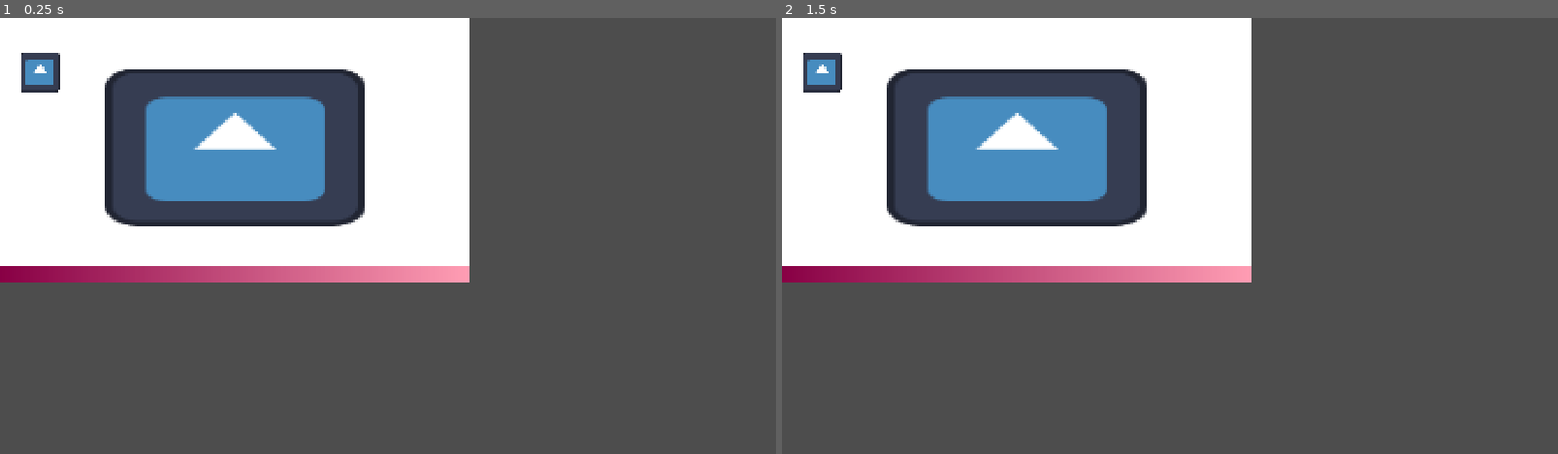
Above: before the commit, frames 1-2 (left to right).
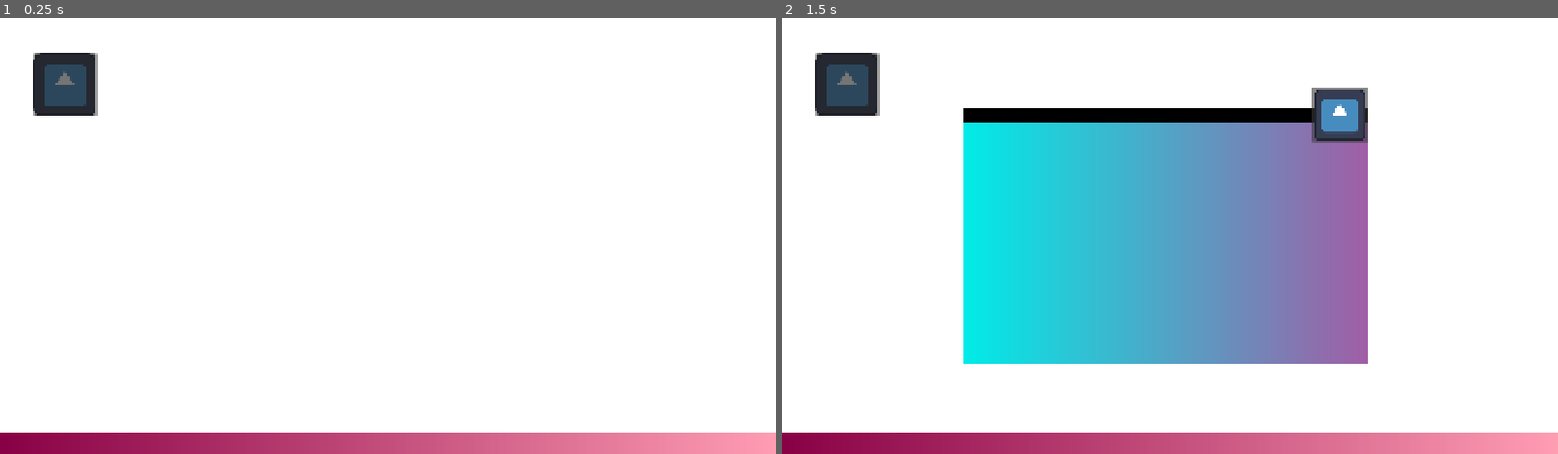
Above: after the commit, the same moments.

Repository: sahil-deo/Terminal-Breaker
Game: Godot game, scene res://Scenes/game.tscn
Same seed, same stepped clock (60 frames per second), same inputs: the game is played once before the commit and once after it. The engine's default icon, where the game draws it, is replaced by a stand-in: a white triangle on a blue panel in a dark square.
Inputs (mouse positions are in pixels of both pictures, inside the frame that each line leads up to):
- Up to frame 1 (0.25 s): no input
- Up to frame 2 (1.5 s): click (844, 83) at 0.52 s; click (1340, 113) at 1.27 s

The runs differ from the first frame. In frame 1, 78% of the frame differs, in the area x 0-100%, y 0-100%; in frame 2, 86%.

Commit message:
added plugin

Diff:
--- a/Scenes/OperatingSystem.tscn
+++ b/Scenes/OperatingSystem.tscn
@@ -2,6 +2,7 @@
 
 [ext_resource type="Texture2D" uid="uid://bwwdo05yml35k" path="res://icon.svg" id="1_ate51"]
 [ext_resource type="Script" uid="uid://bgptw8gxu0tiq" path="res://Scripts/app_icon.gd" id="2_ate51"]
+[ext_resource type="PackedScene" uid="uid://c67jtglob243c" path="res://Scenes/menu_bar.tscn" id="3_1tp28"]
 
 [sub_resource type="Gradient" id="Gradient_6hd2l"]
 colors = PackedColorArray(0.53409284, 4.0911138e-07, 0.27044594, 1, 1, 0.61599404, 0.7034463, 1)
@@ -12,42 +13,60 @@
 [sub_resource type="CanvasTexture" id="CanvasTexture_erpt0"]
 specular_color = Color(0.73098385, 0.45697206, 1, 1)
 
+[sub_resource type="Gradient" id="Gradient_n73s8"]
+colors = PackedColorArray(0, 0.922716, 0.90772295, 1, 0.6261592, 0.3695406, 0.6486108, 1)
+
+[sub_resource type="GradientTexture1D" id="GradientTexture1D_fco6y"]
+gradient = SubResource("Gradient_n73s8")
+
 [node name="CanvasLayer" type="CanvasLayer" unique_id=1539373657]
 
 [node name="taskbar" type="TextureRect" parent="." unique_id=254340562]
 z_index = 1
 anchors_preset = -1
-offset_top = 615.0
-offset_right = 1161.0
-offset_bottom = 653.0
+offset_top = 1028.0
+offset_right = 1921.0
+offset_bottom = 1082.0
 texture = SubResource("GradientTexture1D_4la23")
 
 [node name="background" type="TextureRect" parent="." unique_id=1532590950]
 z_index = -1
-offset_right = 1161.0
-offset_bottom = 653.0
+offset_right = 1921.0
+offset_bottom = 1082.0
 texture = SubResource("CanvasTexture_erpt0")
 expand_mode = 2
 
 [node name="Icon" type="TextureRect" parent="." unique_id=778012443]
 z_index = 1
-offset_left = 49.0
-offset_top = 84.0
-offset_right = 149.0
-offset_bottom = 184.0
+offset_left = 83.0
+offset_top = 88.0
+offset_right = 238.0
+offset_bottom = 243.0
 texture = ExtResource("1_ate51")
 expand_mode = 1
 script = ExtResource("2_ate51")
 
 [node name="Window" type="TextureRect" parent="Icon" unique_id=606382299]
+visible = false
 layout_mode = 1
 anchors_preset = -1
 anchor_right = 1.0
 anchor_bottom = 1.0
-offset_left = 210.0
-offset_top = 40.0
-offset_right = 756.0
-offset_bottom = 331.0
-texture = ExtResource("1_ate51")
+offset_left = 364.0
+offset_top = 136.0
+offset_right = 1210.0
+offset_bottom = 614.0
+texture = SubResource("GradientTexture1D_fco6y")
 
-[connection signal="gui_input" from="Icon" to="Icon" method="_on_gui_input"]
+[node name="menuBar" parent="Icon/Window" unique_id=302003343 instance=ExtResource("3_1tp28")]
+layout_mode = 0
+offset_right = 1001.0
+
+[node name="Button" type="Button" parent="Icon" unique_id=2054953116]
+layout_mode = 0
+offset_right = 156.0
+offset_bottom = 155.0
+
+[connection signal="button_up" from="Icon/Button" to="Icon" method="_on_button_button_up"]
+
+[editable path="Icon/Window/menuBar"]
--- a/Scenes/menu_bar.tscn
+++ b/Scenes/menu_bar.tscn
@@ -1,11 +1,28 @@
 [gd_scene format=3 uid="uid://c67jtglob243c"]
+
+[ext_resource type="Texture2D" uid="uid://bwwdo05yml35k" path="res://icon.svg" id="1_fco6y"]
+
+[sub_resource type="Gradient" id="Gradient_1kc8b"]
+colors = PackedColorArray(0, 0, 0, 1, 0, 0, 0, 1)
+
+[sub_resource type="GradientTexture1D" id="GradientTexture1D_ate51"]
+gradient = SubResource("Gradient_1kc8b")
 
 [node name="menuBar" type="TextureRect" unique_id=302003343]
 offset_right = 1152.0
 offset_bottom = 32.0
+texture = SubResource("GradientTexture1D_ate51")
 
-[node name="closeButton" type="TextureRect" parent="." unique_id=452241114]
-layout_mode = 0
-offset_left = -2.0
-offset_right = 40.0
-offset_bottom = 34.0
+[node name="Button" type="Button" parent="." unique_id=65238005]
+layout_mode = 1
+anchors_preset = 6
+anchor_left = 1.0
+anchor_top = 0.5
+anchor_right = 1.0
+anchor_bottom = 0.5
+offset_left = -136.0
+offset_top = -68.0
+offset_bottom = 68.0
+grow_horizontal = 0
+grow_vertical = 2
+icon = ExtResource("1_fco6y")
--- a/Scripts/app_icon.gd
+++ b/Scripts/app_icon.gd
@@ -12,7 +12,6 @@
 	pass
 
 
-func _on_gui_input(event: InputEvent) -> void:
-	if(event.is_action_pressed("mouseLeft")):
-		window.visible = true
+func _on_button_button_up() -> void:
+	window.visible = true
 	pass # Replace with function body.
--- a/project.godot
+++ b/project.godot
@@ -19,10 +19,14 @@
 
 window/size/viewport_width=1920
 window/size/viewport_height=1080
-window/size/mode=3
 window/size/resizable=false
 window/stretch/mode="canvas_items"
 window/stretch/aspect="expand"
+
+[editor]
+
+version_control/plugin_name="GitPlugin"
+version_control/autoload_on_startup=true
 
 [input]
 
Not shown, added: godot-git-plugin-v3.2.1/addons/godot-git-plugin/git_plugin.gdextension.uid
Not shown, added: godot-git-plugin-v3.2.1/addons/godot-git-plugin/LICENSE
Not shown, added: godot-git-plugin-v3.2.1/addons/godot-git-plugin/THIRDPARTY.md
Not shown, added: godot-git-plugin-v3.2.1/addons/godot-git-plugin/git_plugin.gdextension
Not shown, added: godot-git-plugin-v3.2.1/addons/godot-git-plugin/linux/libgit_plugin.linux.editor.x86_64.so
Not shown, added: godot-git-plugin-v3.2.1/addons/godot-git-plugin/macos/libgit_plugin.macos.editor.universal.dylib
Not shown, added: godot-git-plugin-v3.2.1/addons/godot-git-plugin/windows/libgit_plugin.windows.editor.x86_64.dll
